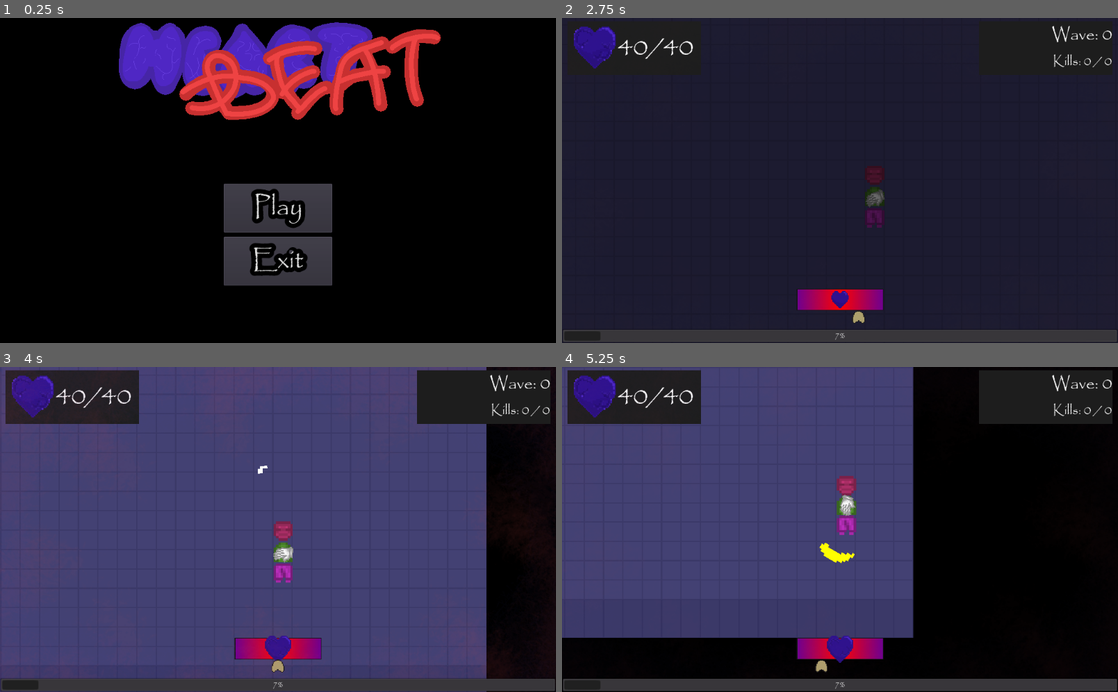
Above: before the commit, frames 1-4 (two rows, left to right).
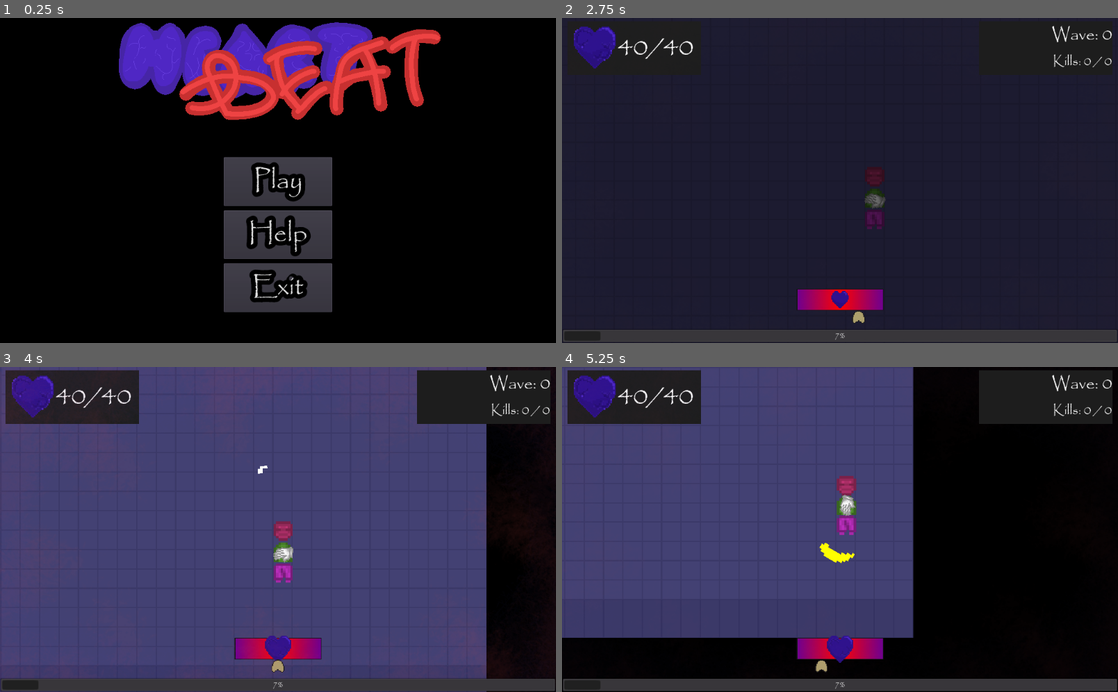
Above: after the commit, the same moments.

Repository: ColdCalzone/GWJ-30
Game: Godot game, scene res://scenes/Titlescreen.tscn
The game is run twice, just before and just after one commit, with the same random seed, the same clock (stepped at 60 frames per second) and the same inputs.
Inputs (mouse positions are in pixels of both pictures, inside the frame that each line leads up to):
- Up to frame 1 (0.25 s): no input
- Up to frame 2 (2.75 s): click (840, 235) at 0.5 s, where only the run after the commit has a clickable "Help"; click "Play" at 1.25 s; click "Play" at 2 s
- Up to frame 3 (4 s): tap Enter (ui_accept) at 2.75, 3.02, 3.77 s; move the mouse to (400, 513) at 2.77 s; hold D (move_right) 2.78-3.53 s; hold R (adrenaline) 2.78-3.53 s; move the mouse to (166, 545) at 3.52 s; hold S (move_down) from 3.53 s (still down); tap Space (attack) at 3.6 s
- Up to frame 4 (5.25 s): move the mouse to (895, 458) at 4.27 s; release S (move_down) at 4.28 s; hold D (move_right) 4.28-5.03 s; hold R (adrenaline) 4.28-5.03 s; move the mouse to (812, 594) at 5.02 s; hold W (move_up) from 5.03 s (still down); tap Space (attack) at 5.1 s

The runs differ from the first frame. In frame 1, 5.2% of the frame differs, in the area x 40-60%, y 42-91%; in frame 2, 0.1%; in frame 3, less than 0.1%; in frame 4, nothing differs.

Commit message:
Added Help button

Diff:
--- a/scenes/Titlescreen.gd
+++ b/scenes/Titlescreen.gd
@@ -14,3 +14,6 @@
 	match id:
 		"play": TransitionManager.transition(game)
 		"exit": TransitionManager.transition(exit_workaround)
+
+func _on_Help_pressed():
+	pass # Replace with function body.
--- a/scenes/Titlescreen.tscn
+++ b/scenes/Titlescreen.tscn
@@ -44,9 +44,9 @@
 
 [node name="MenuVBox" type="VBoxContainer" parent="MenuCenter"]
 margin_left = 412.0
-margin_top = 106.0
+margin_top = 57.0
 margin_right = 612.0
-margin_bottom = 294.0
+margin_bottom = 343.0
 custom_constants/separation = 8
 
 [node name="Play" type="Button" parent="MenuCenter/MenuVBox"]
@@ -56,10 +56,19 @@
 custom_fonts/font = ExtResource( 2 )
 text = "Play"
 
-[node name="Exit" type="Button" parent="MenuCenter/MenuVBox"]
+[node name="Help" type="Button" parent="MenuCenter/MenuVBox"]
 margin_top = 98.0
 margin_right = 200.0
 margin_bottom = 188.0
 rect_min_size = Vector2( 200, 90 )
 custom_fonts/font = ExtResource( 2 )
+text = "Help"
+
+[node name="Exit" type="Button" parent="MenuCenter/MenuVBox"]
+margin_top = 196.0
+margin_right = 200.0
+margin_bottom = 286.0
+rect_min_size = Vector2( 200, 90 )
+custom_fonts/font = ExtResource( 2 )
 text = "Exit"
+[connection signal="pressed" from="MenuCenter/MenuVBox/Help" to="." method="_on_Help_pressed"]
